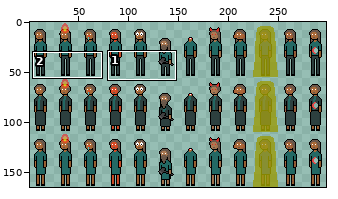
Sprite sheet: assets/female.png. The picture above shows the old version from afar; the outline marks the close-up.
Close-up. Before the commit:
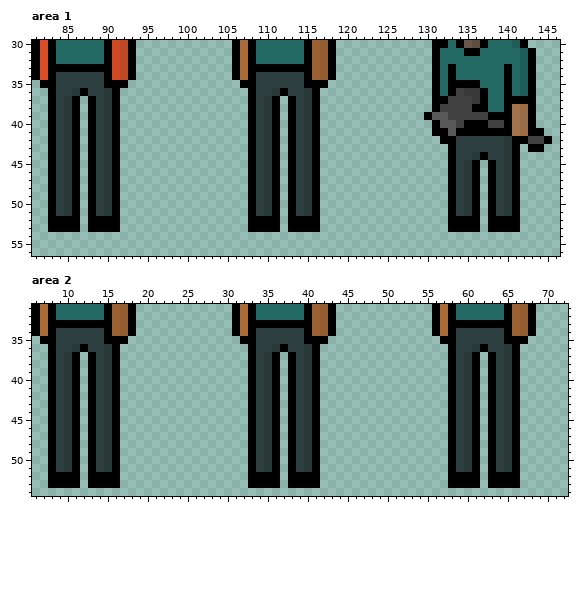
The file is 300x165 pixels. Colours within 5 levels of each other are drawn and written as one. Shown: area 1: x 81..146, y 30..56; area 2: x 6..72, y 31..54. The wide view leaves out empty margins. The commit also changed other parts of the picture, which this record leaves out.
And afterwards:
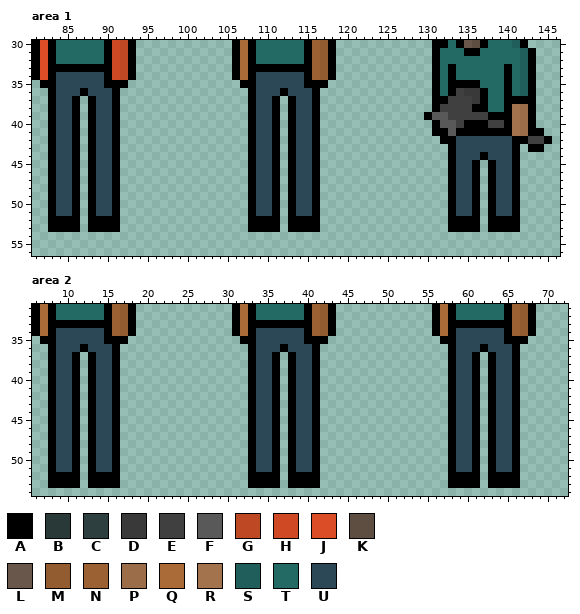
Palette (. is transparent): A #000000  B #283938  C #2d403f  D #393939  E #404040  F #595959  G #bf4824  H #d04925  J #da4d27  K #5e4e42  L #68574a  M #935c30  N #9b6133  P #9b6d49  Q #ab6b39  R #a3734e  S #1f5e5a  T #236964  U #2c4756
From old to new:
Area 1:
Colour B becomes colour U in row 36 at x 86, 90, 111 and 115; in rows 37 to 41 at x 85, 90, 110 and 115; in rows 42 to 43 at x 85, 90, 110, 115 and 140; in row 44 at x 85, 90, 110, 115, 136 and 140; in rows 45 to 51 at x 85, 90, 110, 115, 135 and 140.
Colour C becomes colour U in rows 34 to 35 at x 84 to 89 and 109 to 114; in row 36 at x 84 to 85, 88 to 89, 109 to 110 and 113 to 114; in rows 37 to 41 at x 84, 89, 109 and 114; in rows 42 to 43 at x 84, 89, 109, 114 and 134 to 139; in row 44 at x 84, 89, 109, 114, 134 to 135 and 138 to 139; in rows 45 to 51 at x 84, 89, 109, 114, 134 and 139.
Area 2:
Colour B becomes colour U in row 36 at x 11, 15, 36, 40, 61 and 65; in rows 37 to 51 at x 10, 15, 35, 40, 60 and 65.
Colour C becomes colour U in rows 34 to 35 at x 9 to 14, 34 to 39 and 59 to 64; in row 36 at x 9 to 10, 13 to 14, 34 to 35, 38 to 39, 59 to 60 and 63 to 64; in rows 37 to 51 at x 9, 14, 34, 39, 59 and 64.
Changed places in both close-ups, as pixel boxes (x1, y1, x2, y2):
changed: (56, 72, 112, 216)
changed: (256, 72, 312, 216)
changed: (456, 136, 512, 216)
changed: (56, 328, 112, 472)
changed: (256, 328, 312, 472)
changed: (456, 328, 512, 472)
